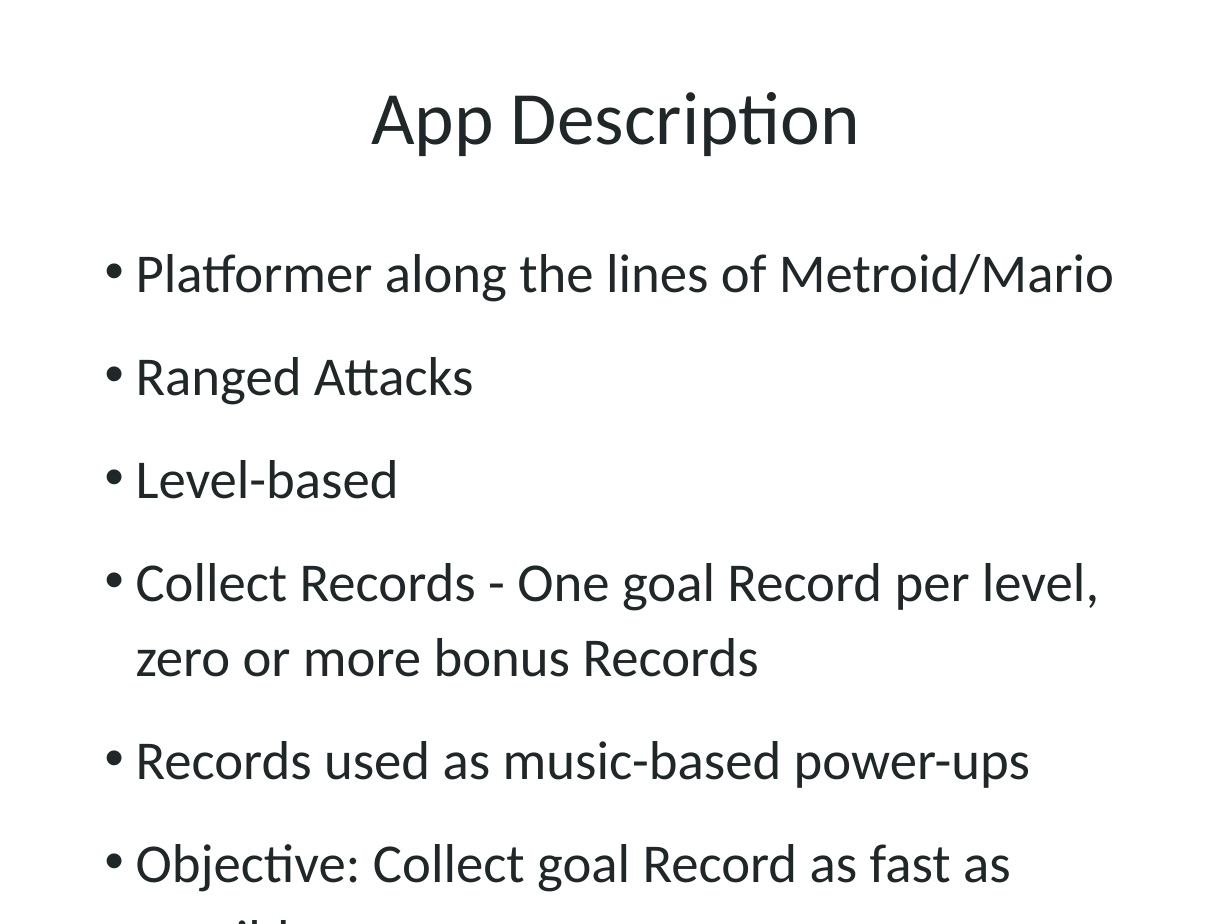
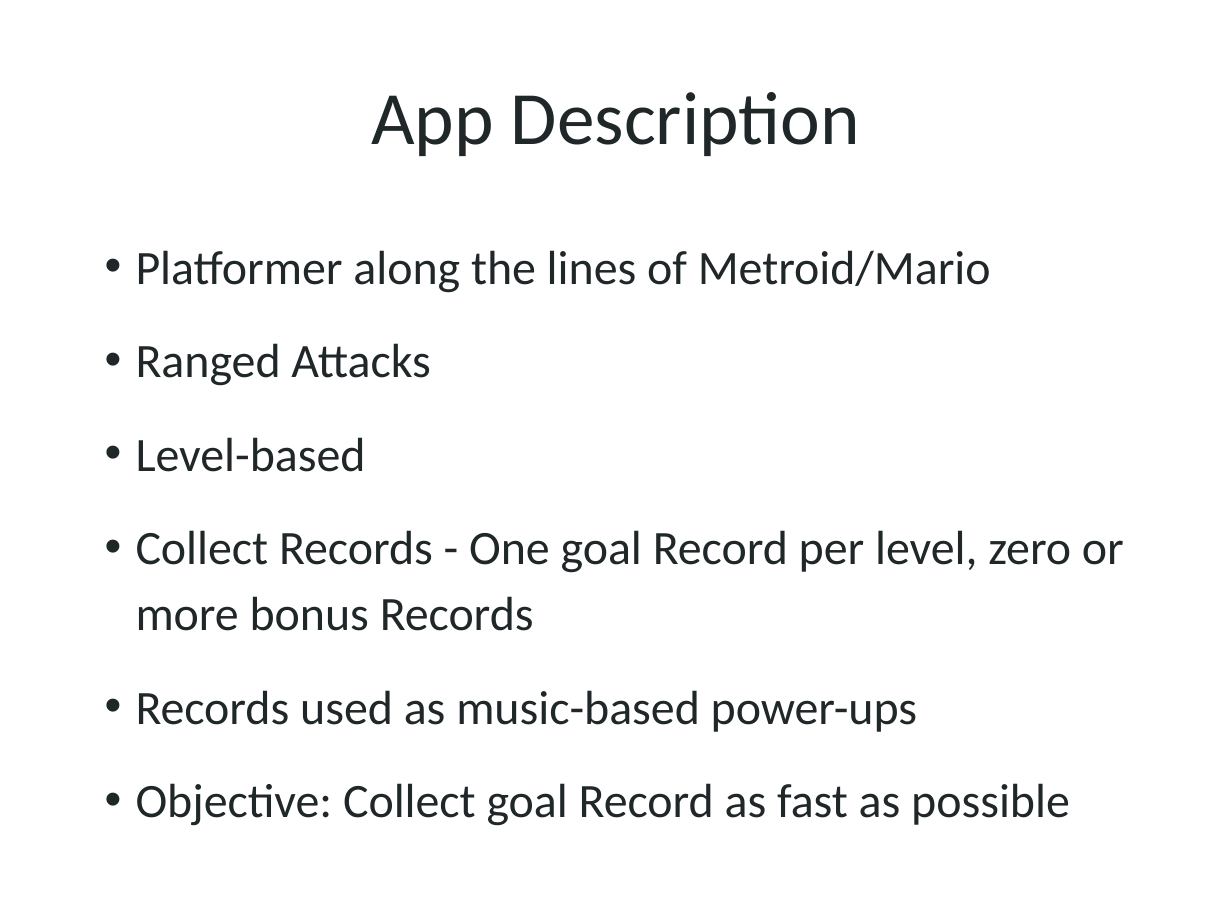
Before and after one commit to ThackerCI/Team_One-Musical_Platformer, a slide deck: slide 2 of Project_1_Iter_1_Slides.pptx. Drawn at 1232x924 pixels with LibreOffice and Linux fonts; fonts in the diff are those of the drawing. Boxes give left, top, right and bottom in pixels: in the first picture for what was removed or moved away, otherwise in the second. Text is boxed around its words. In the diff, an @@ line names an element or a change of style, - is before the commit and + after.

```diff
--- a/Project_1_Iter_1_Slides.pptx
+++ b/Project_1_Iter_1_Slides.pptx
@@ text "Platformer along the lines of ..." at box(136, 250, 1124, 826): size 32 to 28 pt @@
```
